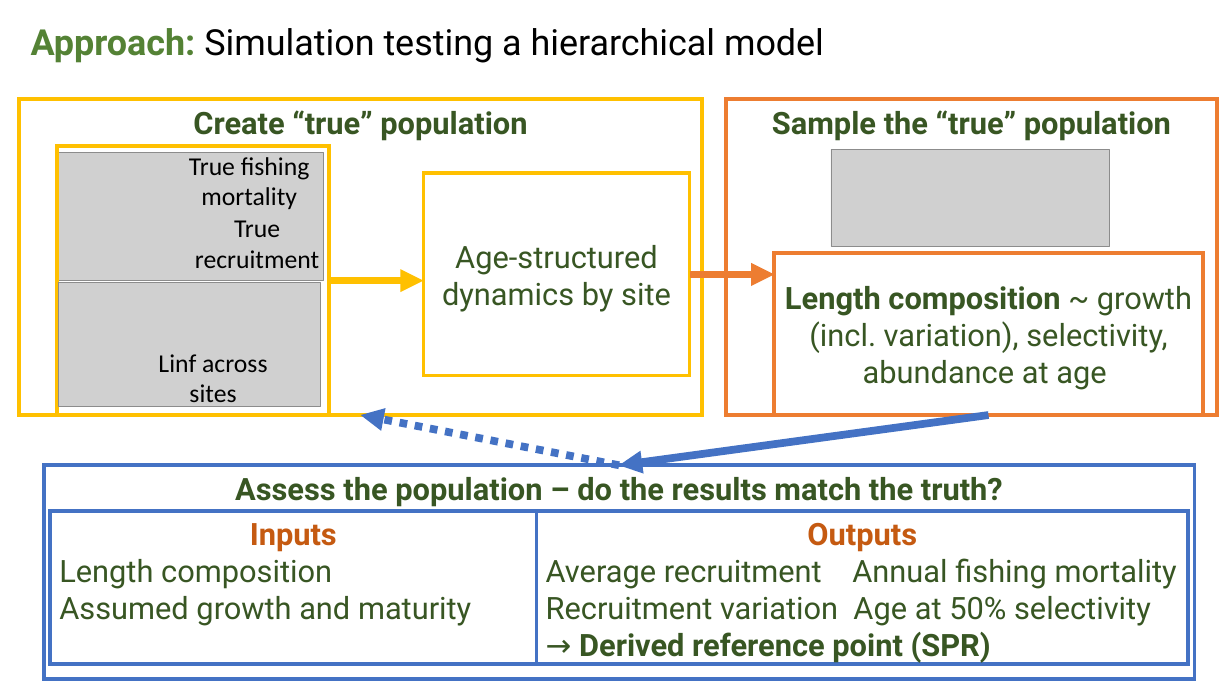
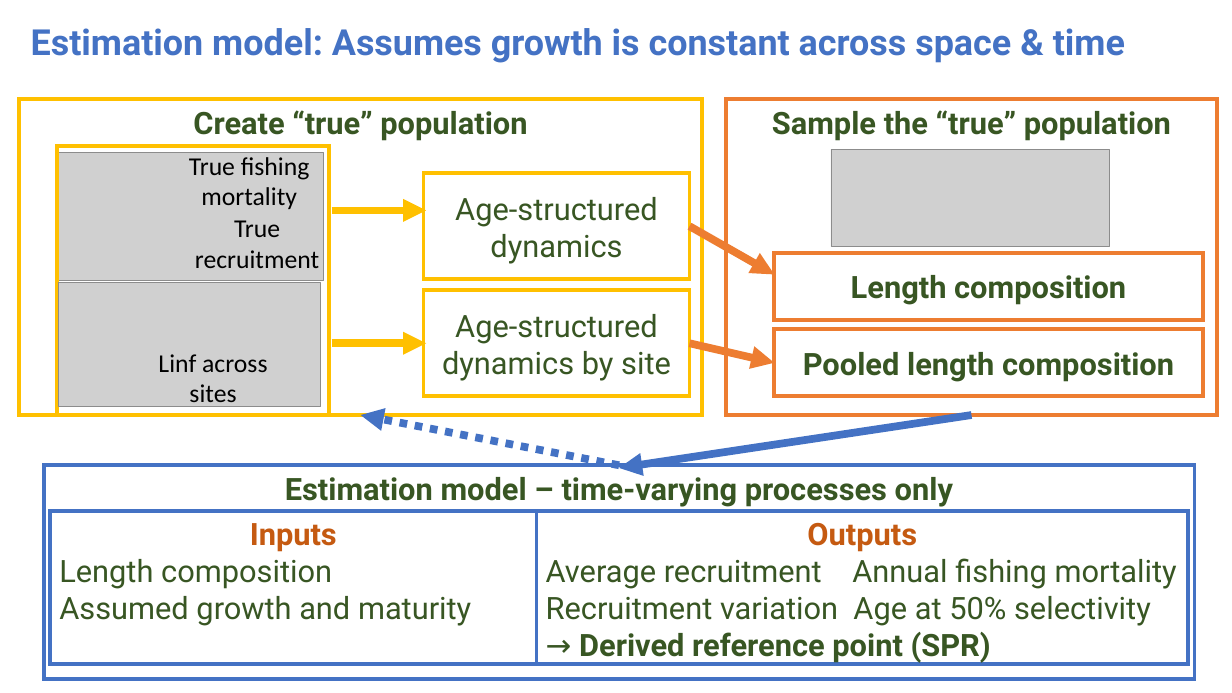
Before and after one commit to merrillrudd/2016_Spatio-temporal_models, a slide deck: slide 10 of Project/Rudd_Project.pptx (slide 13 before the commit). Drawn at 1232x693 pixels with LibreOffice and Linux fonts; fonts in the diff are those of the drawing; grey boxes stand for pictures. Boxes give left, top, right and bottom in pixels: in the first picture for what was removed or moved away, otherwise in the second. Text is boxed around its words. In the diff, an @@ line names an element or a change of style, - is before the commit and + after.

Commit message:
updates on spatial growth project

```diff
--- a/Project/Rudd_Project.pptx
+++ b/Project/Rudd_Project.pptx
@@ text at (x1=31, y1=28, x2=1125, y2=63): text changed; text colour #000000 to #4472C4; bold on @@
-Approach: Simulation testing a hierarchical model
+Estimation model: Assumes growth is constant across space & time
@@ rectangle "Age-structured dynamics" resized from (x1=423, y1=174, x2=689, y2=376) to (x1=423, y1=174, x2=689, y2=279) @@
@@ text in rectangle at (x1=455, y1=197, x2=658, y2=264): text changed @@
-Age-structured dynamics by site
+Age-structured dynamics
@@ arrow added from (332, 211) to (426, 211), #FFC000 6 pt @@
@@ arrow moved from (689, 274) - (775, 274) to (689, 226) - (775, 274) @@
@@ rectangle "Length composition" resized from (x1=775, y1=253, x2=1203, y2=415) to (x1=775, y1=253, x2=1203, y2=320) @@
@@ rectangle added at (x1=423, y1=290, x2=689, y2=396), outline #FFC000 3 pt, 24 pt, text #385723 @@
+Age-structured dynamics by site
@@ text in rectangle at (x1=851, y1=275, x2=1126, y2=305): text changed; bold on @@
-Length composition ~ growth (incl. variation), selectivity, abundance at age
+Length composition
@@ arrow moved from (329, 281) - (423, 281) to (332, 344) - (426, 344) @@
@@ arrow added from (689, 344) to (775, 363), #ED7D31 6 pt @@
@@ rectangle added at (x1=775, y1=330, x2=1203, y2=396), outline #ED7D31 3 pt, 24 pt, text #385723, bold @@
+Pooled length composition
@@ arrow moved from (989, 415) - (619, 466) to (971, 415) - (619, 468) @@
@@ text in rectangle at (x1=285, y1=472, x2=953, y2=507): text changed @@
-Assess the population – do the results match the truth?
+Estimation model – time-varying processes only
```
Also in this commit, not shown: 9 other slides changed, 8 slides added, 3 slides removed, 1 other file.
